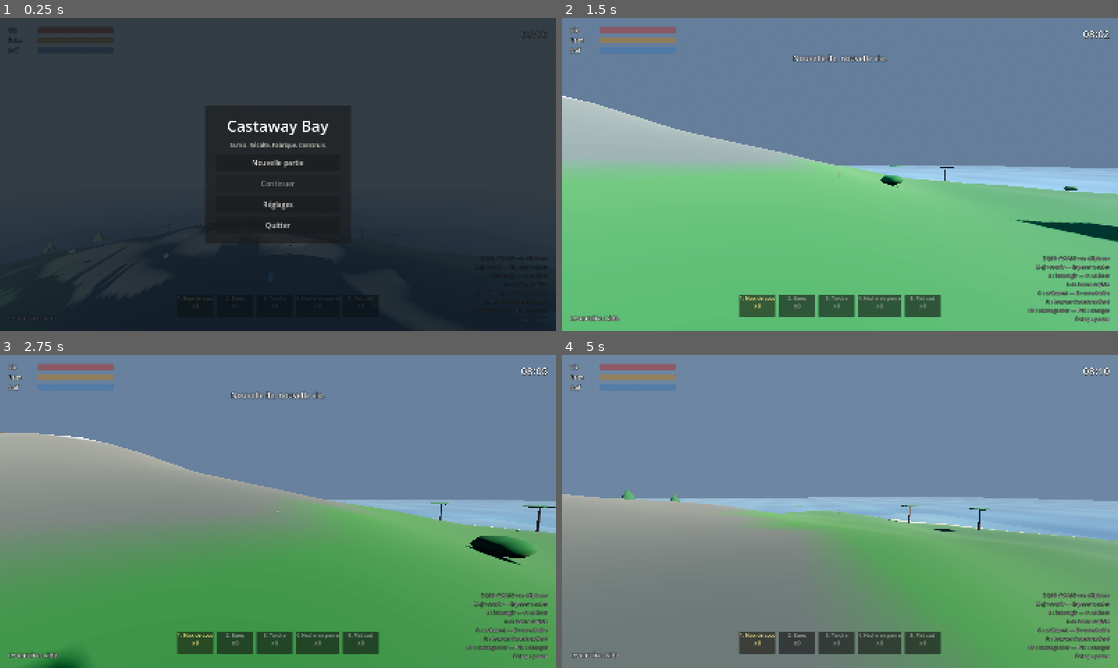
Above: before the commit, frames 1-4 (two rows, left to right).
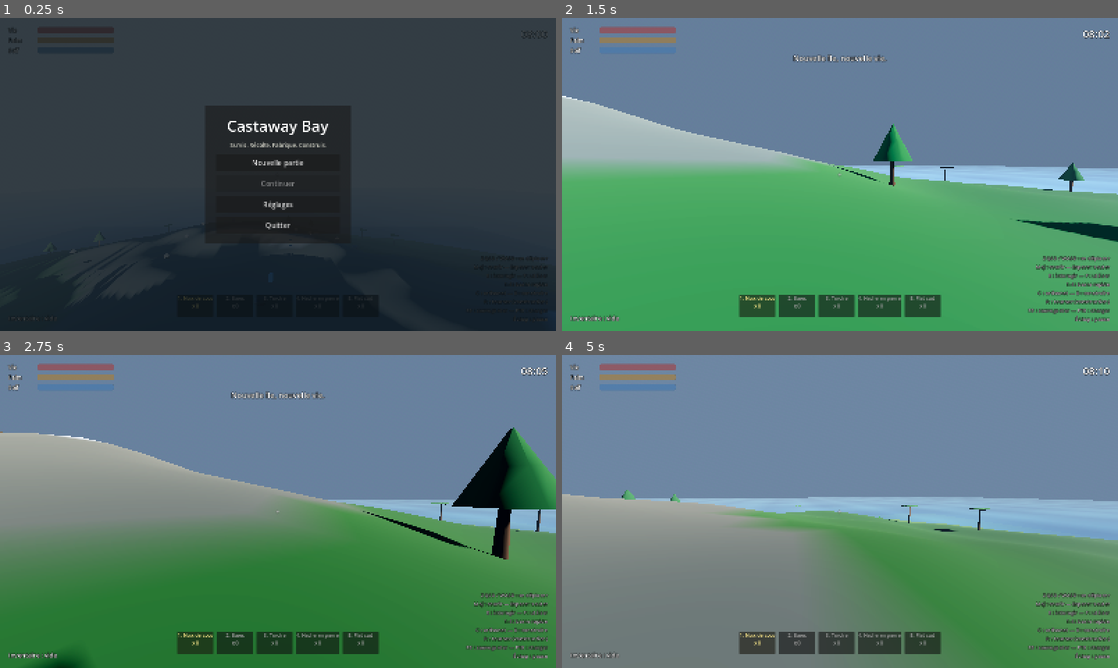
Above: after the commit, the same moments.

Repository: WinnyKing57/castaway-bay
Game: Godot game, scene res://main.tscn
Same seed, same stepped clock (60 frames per second), same inputs: the game is played once before the commit and once after it.
Inputs (mouse positions are in pixels of both pictures, inside the frame that each line leads up to):
- Up to frame 1 (0.25 s): no input
- Up to frame 2 (1.5 s): click "Nouvelle partie" at 0.5 s; tap Enter (ui_accept) at 1.25 s; move the mouse to (867, 174) at 1.27 s; hold W (move_forward) from 1.28 s (still down); hold Page Down (build_level_down) from 1.28 s (still down); click (867, 174) at 1.42 s
- Up to frame 3 (2.75 s): keep holding W (move_forward); tap Space (jump) at 1.52, 2.27 s; move the mouse to (250, 511) at 2.02 s; release Page Down (build_level_down) at 2.03 s; tap V (build_level_lock) at 2.1 s
- Up to frame 4 (5 s): keep holding W (move_forward); move the mouse to (851, 505) at 2.77 s; hold Page Up (build_level_up) 2.78-3.53 s; move the mouse to (834, 517) at 3.52 s; tap E (interact) at 3.6 s; click (834, 517) at 3.67 s; tap Space (jump) at 3.77, 4.52 s; move the mouse to (878, 514) at 4.27 s; hold R (rotate_build) from 4.28 s (still down)

The runs differ from the first frame. In frame 1, less than 0.1% of the frame differs, in the area x 12-13%, y 74-76%; in frame 2, 44%, in the area x 0-100%, y 33-100%; in frame 3, 38%; in frame 4, 12%.

Commit message:
feat(world): amelioration carte - forêt/herbe/terrain plat (couleurs + densité boisement)
- island.gd : palette terrain enrichie (herbe plaine, forêt, roche, neige)
- island.gd : densité boisement accrue (arbres en zone boisée)

Smoke test : SMOKE_TEST OK

Diff:
--- a/world/island.gd
+++ b/world/island.gd
@@ -159,11 +159,11 @@
 
 func _color_for_height(height: float) -> Color:
 	if height < 0.6:
-		return Color(0.72, 0.68, 0.52)
+		return Color(0.30, 0.46, 0.20)
 	if height < 2.2:
-		return Color(0.87, 0.80, 0.58)
+		return Color(0.36, 0.52, 0.22)
 	if height < 9.0:
-		return Color(0.28, 0.48, 0.22)
+		return Color(0.22, 0.40, 0.17)
 	if height < 14.0:
 		return Color(0.42, 0.40, 0.34)
 	return Color(0.82, 0.83, 0.86)
@@ -201,7 +201,7 @@
 			prop.kind = "fer" if rng.randf() < 0.5 else "cristal"
 		elif height > 9.0:
 			prop.kind = "rocher"
-		elif rng.randf() < 0.55:
+		elif rng.randf() < 0.8:
 			prop.kind = "arbre"
 		else:
 			prop.kind = "buisson"
